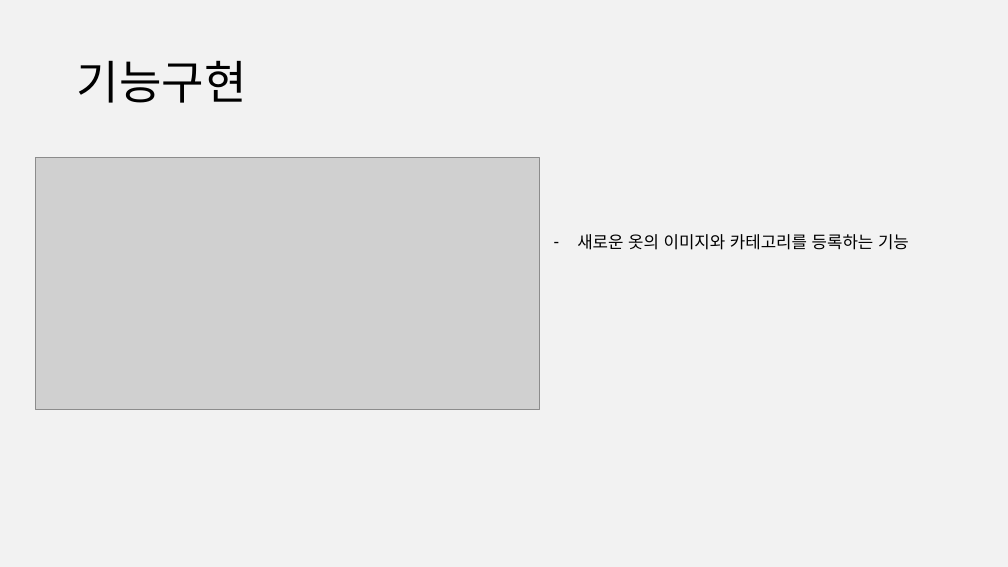
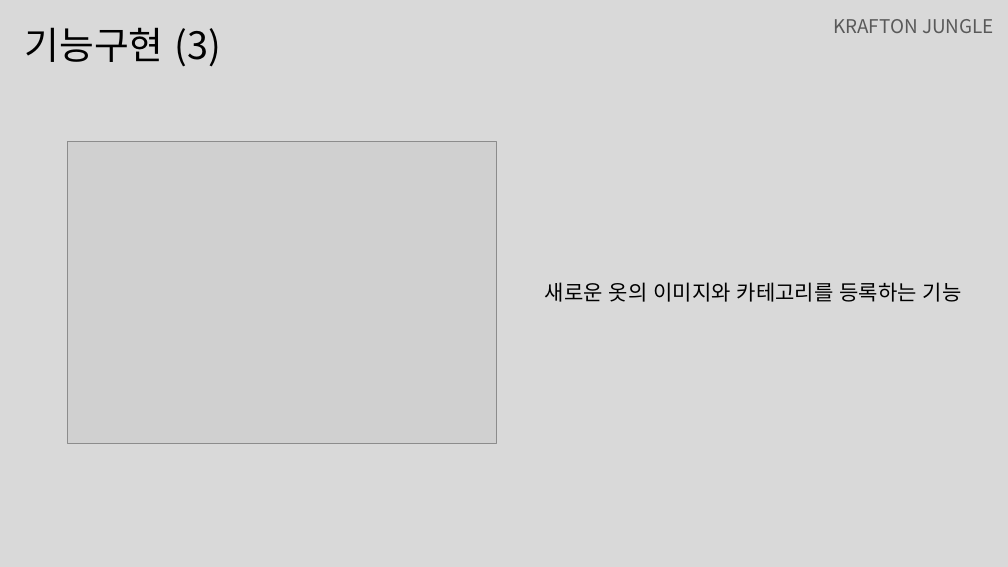
Before and after one commit to hyunsik96/00_OOTD, a slide deck: slide 5 of 기획/OOTD.pptx (slide 6 before the commit). Drawn at 1008x567 pixels with LibreOffice and Linux fonts; fonts in the diff are those of the drawing; grey boxes stand for pictures. Boxes give left, top, right and bottom in pixels: in the first picture for what was removed or moved away, otherwise in the second. Text is boxed around its words. In the diff, an @@ line names an element or a change of style, - is before the commit and + after.

```diff
--- a/기획/OOTD.pptx
+++ b/기획/OOTD.pptx
@@ background #F2F2F2 to #D9D9D9 @@
@@ text at (25,27,221,67): text changed; size 44 to 36 pt @@
-기능구현
+기능구현 (3)
@@ text added at (833,19,994,33), 18 pt, text #595959 @@
+KRAFTON JUNGLE
@@ picture: place and size @@
-picture at (36,157,540,409)
+picture at (68,141,497,443)
@@ text "새로운 옷의 이미지와 카테고리를 등록하는 ...": place and size @@
-text "새로운 옷의 이미지와 카테고리를 등록하는 ..." at (577,234,909,250)
+text "새로운 옷의 이미지와 카테고리를 등록하는 ..." at (545,282,962,302)
@@ text "새로운 옷의 이미지와 카테고리를 등록하는 ..." at (545,282,962,302): size 16 to 20 pt; bullet - to none @@
```
Also in this commit, not shown: 3 other slides changed, 1 slide added, 2 slides removed, 1 other file.
